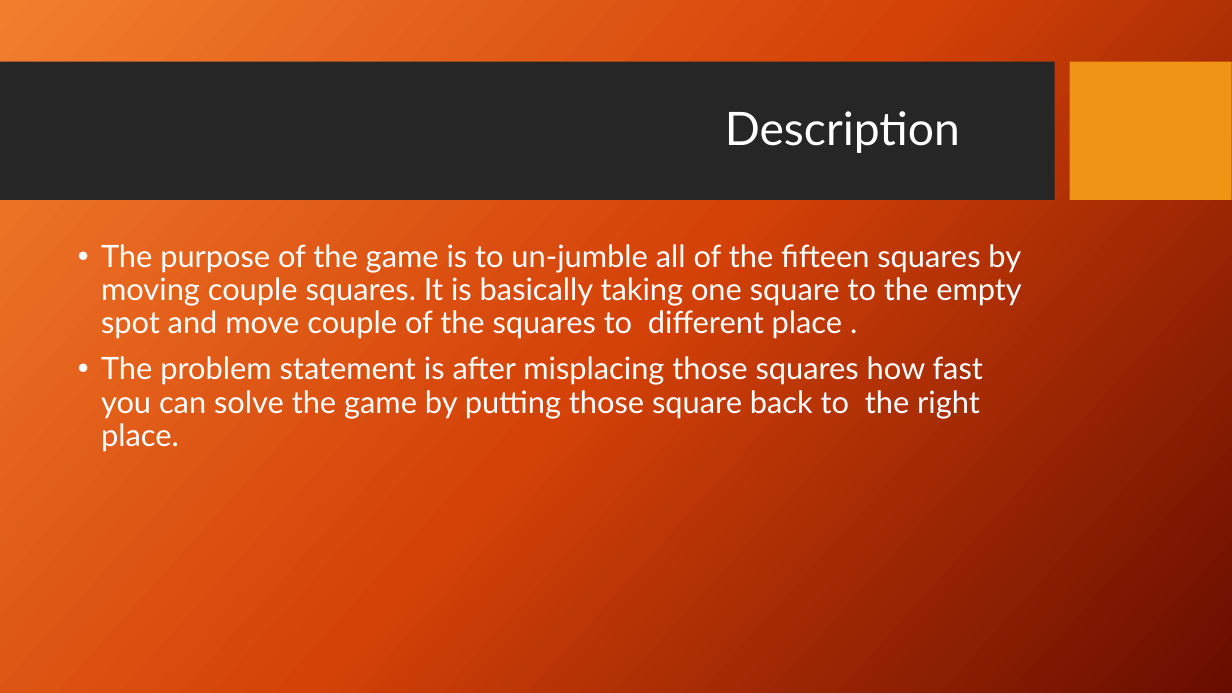
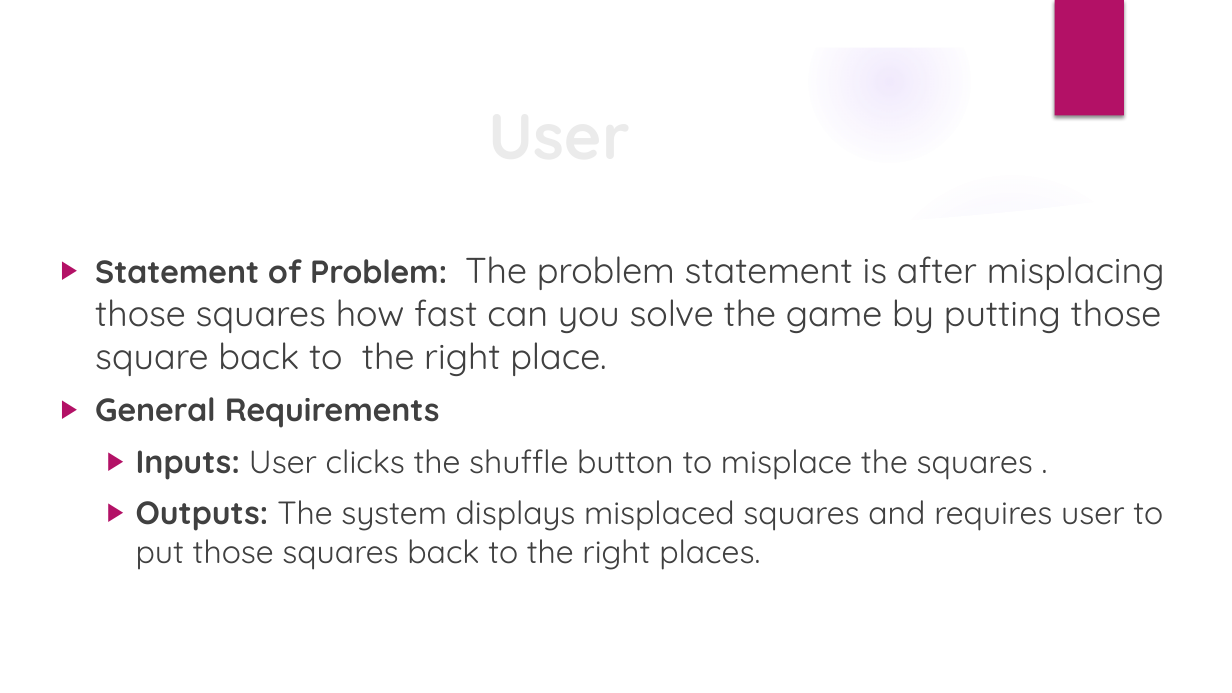
Before and after one commit to knguyen74/Web-Project-3, a slide deck: slide 3 of project3ppt.pptx. Drawn at 1232x693 pixels with LibreOffice and Linux fonts; fonts in the diff are those of the drawing; background and template pictures are left out. Boxes give left, top, right and bottom in pixels: in the first picture for what was removed or moved away, otherwise in the second. Text is boxed around its words. In the diff, an @@ line names an element or a change of style, - is before the commit and + after.

```diff
--- a/project3ppt.pptx
+++ b/project3ppt.pptx
@@ group added at [0, 0, 1232, 693]: 5 ellipses, 3 freeform shapes @@
@@ rectangle added at [1055, 0, 1124, 116], fill #B31166 @@
@@ rectangle removed at [0, 62, 1055, 201] @@
@@ rectangle removed at [1070, 62, 1232, 201] @@
@@ title at [725, 111, 960, 153]: text changed; size 36 to 50 pt; font Lato to Quicksand; text colour #FFFFFF to #EBEBEB; bold on @@
-Description
+User
@@ text at [95, 256, 1165, 570]: text changed; size 24 to 25 pt; font Lato to Quicksand; text colour #FFFFFF to #404040 @@
-• The purpose of the game is to un-jumble all of the fifteen squares by moving couple squares. It is basically taking one square to the empty spot and move couple of the squares to different place .
-• The problem statement is after misplacing those squares how fast you can solve the game by putting those square back to the right place.
+▶ Statement of Problem: The problem statement is after misplacing those squares how fast can you solve the game by putting those square back to the right place.
+▶ General Requirements
+  ▶ Inputs: User clicks the shuffle button to misplace the squares .
+  ▶ Outputs: The system displays misplaced squares and requires user to put those squares back to the right places.
```
Also in this commit, not shown: 8 slides added, 7 slides removed.
